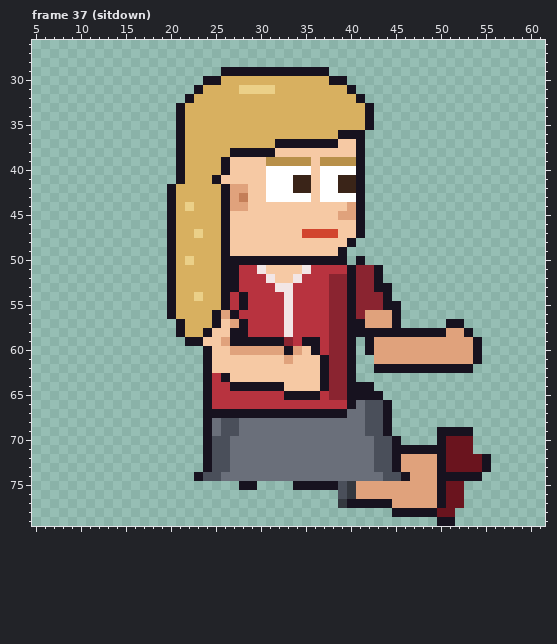
A pixel-art file gets an edit: sprites/clients/client_karen_right_anim.aseprite. The picture above was drawn from the file before the commit.
64x80 pixels, 129 frames. Shown: frame 37 (sitdown): x 5..61, y 26..79. The commit also changed other frames, which this record leaves out.
The result:
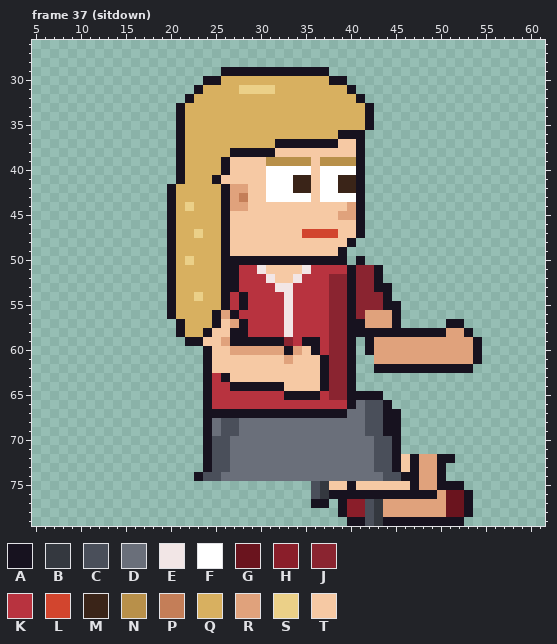
Palette (. is transparent): A #17121f  B #34383f  C #4a4f5a  D #6a6f7a  E #f2e6e6  F #ffffff  G #6a141e  H #8a1e2a  J #8a2430  K #b8333f  L #d2452e  M #3a2418  N #b8904a  P #c47e58  Q #d8b060  R #e0a27c  S #ebd088  T #f6c9a4
Diff:
Frame 37 (sitdown), layers "Pants", "Shoes":
There is now colour A in rows 67 to 69 at x 45; in row 76 at x 38 and 53; in row 77 at x 36 to 37 and 53; in row 78 at x 39 and 53; in row 79 at x 40 to 41, 44 to 49 and 52.
The edit turns colour B into colour A in rows 75 to 76 at x 40; in row 77 at x 39.
The edit turns colour C into colour A in row 76 at x 39.
The edit turns colour G into colour A in row 72 at x 51; in row 75 at x 51 to 52.
The edit turns colour R into colour A in rows 72 to 75 at x 47; in row 76 at x 41 to 49.
There is now colour B in row 76 at x 37; in rows 78 to 79 at x 43.
The edit turns colour A into colour B in row 75 at x 37; in row 77 at x 43.
There is now colour C in row 76 at x 36; in rows 78 to 79 at x 42.
The edit turns colour A into colour C in row 75 at x 36; in row 77 at x 42.
There is now colour G in row 78 at x 52.
There is now colour H in row 78 at x 40 to 41.
The edit turns colour A into colour H in row 77 at x 40 to 41.
There is now colour R in row 78 at x 44.
The edit turns colour A into colour R in row 76 at x 50; in row 77 at x 44 and 50; in row 78 at x 45 to 49.
The edit turns colour G into colour R in row 78 at x 50.
The edit turns colour A into colour T in row 75 at x 38.
The edit turns colour C into colour T in row 75 at x 39.
The edit turns colour R into colour T in rows 72 to 73 at x 46; in row 75 at x 41 to 46.
Colour A is removed in row 64 at x 41 to 42; in row 69 at x 50 to 53; in row 70 at x 50; in row 71 at x 46 to 50; in rows 72 to 73 at x 55; in row 74 at x 51 to 54.
Colour A is removed in row 75 at x 28 to 29 and 34 to 35.
Colour G is removed in rows 70 to 71 at x 51 to 53; in row 72 at x 52 to 54; in row 73 at x 51 to 54.
